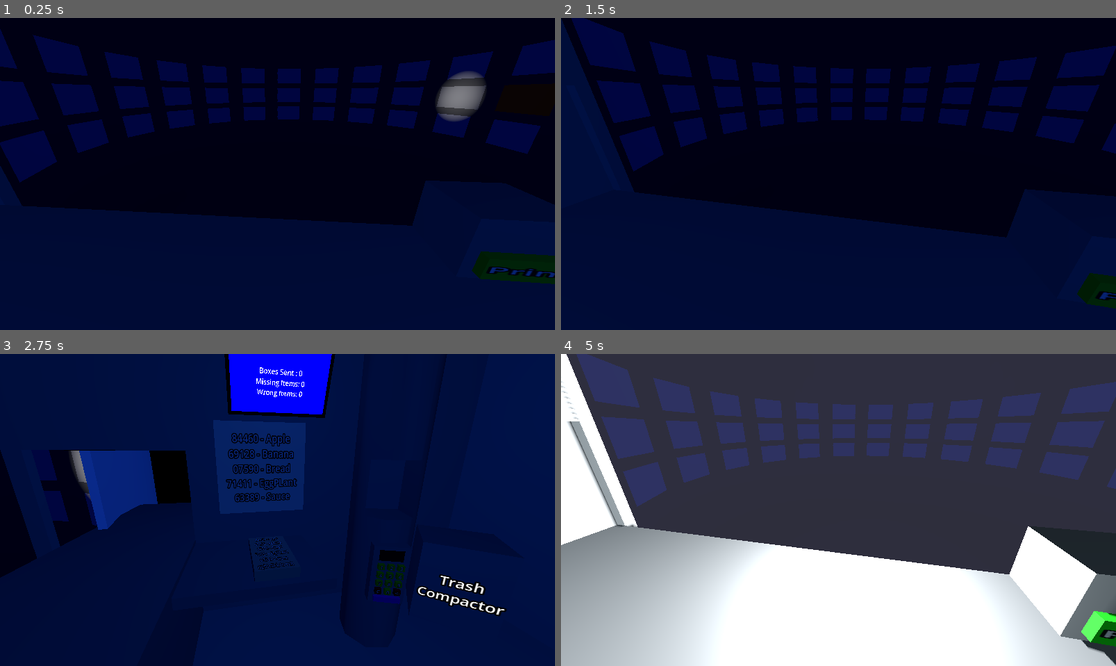
Above: before the commit, frames 1-4 (two rows, left to right).
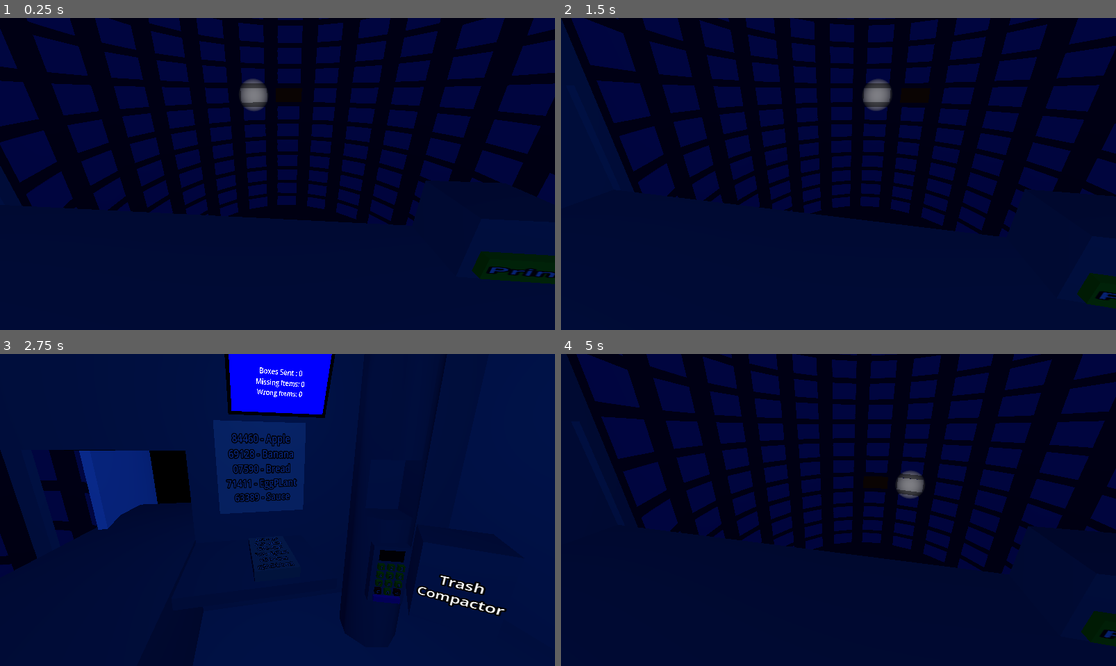
Above: after the commit, the same moments.

Repository: KristenKaiser/BadIdeas2026
Game: Godot game, scene res://Scenes/Main.tscn
Same seed, same stepped clock (60 frames per second), same inputs: the game is played once before the commit and once after it.
Inputs (mouse positions are in pixels of both pictures, inside the frame that each line leads up to):
- Up to frame 1 (0.25 s): no input
- Up to frame 2 (1.5 s): tap Enter at 0.5 s; move the mouse to (960, 158) at 0.52 s; hold Right (ui_right) 0.53-1.28 s; click (960, 158) at 0.67 s; tap Space at 0.77, 1.07, 1.25 s; move the mouse to (727, 189) at 1.27 s; hold Left (ui_left) from 1.28 s (still down)
- Up to frame 3 (2.75 s): tap Space at 1.52, 1.82 s; move the mouse to (333, 441) at 2.02 s; release Left (ui_left) at 2.03 s; hold Right (ui_right) from 2.03 s (still down)
- Up to frame 4 (5 s): tap Enter at 2.75 s; move the mouse to (810, 572) at 2.77 s; click (810, 572) at 2.92 s; tap Space at 3.02, 3.32, 3.5, 3.77, 4.07, 4.52, 4.82 s; move the mouse to (1005, 556) at 3.52 s; release Right (ui_right) at 3.53 s; hold Left (ui_left) from 3.53 s (still down); move the mouse to (672, 463) at 4.27 s

The runs differ from the first frame. In frame 1, 17% of the frame differs, in the area x 4-100%, y 0-67%; in frame 2, 15%; in frame 3, 0.5%; in frame 4, 100%, in the area x 0-100%, y 0-100%.

Commit message:
Update penopticon.gd

Diff:
--- a/bad-ideas-game-jam-2026/Scripts/penopticon.gd
+++ b/bad-ideas-game-jam-2026/Scripts/penopticon.gd
@@ -2,11 +2,11 @@
 class_name Penopticon
 
 var cylinder_radius : float = 24.9
-var cylinder_height : float= 12#60
+var cylinder_height : float= 60
 var cells_around : int = 19
-var cells_vertical : int = 3#15
+var cells_vertical : int = 15
 var cell_size : Vector3 = Vector3(6.5, 3, .1)
-var prev_warning_move : Vector2i = Vector2(-1,1)
+var prev_warning_move : Vector2i = Vector2(1,0)
 @export var player_window : MeshInstance3D
 @export var spotlight : SpotLight3D
 var cell_positions : Array[Array] = []
@@ -33,10 +33,11 @@
 
 	create_cells()
 	warning_cell = create_moving_cell(.1, Color(0.577, 0.376, 0.192, 1.0))
-	move_moving_cell(cell_positions[0][1], warning_cell)
+	move_moving_cell(cell_positions[floor(cells_vertical*.95)][floor(cells_vertical/2.0)], warning_cell)
+	current_warning_cell = Vector2i(floor(cells_vertical*.95),floor(cells_vertical/2.0))
 	spotlight_cell = create_moving_cell(0, Color(1.0, 1.0, 1.0, 1.0))
-	move_moving_cell(cell_positions[-1][1], spotlight_cell)
-	move_spotligt(Vector2(-1,1))
+	move_moving_cell(cell_positions[floor(cells_vertical*.95)-1][floor(cells_vertical/2.0)], spotlight_cell)
+	move_spotligt(Vector2(floor(cells_vertical*.95)-1,floor(cells_vertical/2.0)))
 
 	timer = Timer.new()
 	timer.wait_time = 1.0
@@ -67,16 +68,16 @@
 	var south : Vector2i = Vector2i(0, 1)
 	var east : Vector2i = Vector2i(1, 0)
 	var west : Vector2i = Vector2i(-1, 0)
-	var directions: Array[Vector2i] = [east]
-	#var directions: Array[Vector2i] = [east, west]
-
-	#if current_warning_cell.y == 0:
-		#directions.append(south)
-	#elif current_warning_cell.y == cells_vertical - 1:
-		#directions.append(north)
-	#else:
-		#directions.append(north)
-		#directions.append(south)
+
+	var directions: Array[Vector2i] = [east, west]
+
+	if current_warning_cell.y == 0:
+		directions.append(south)
+	elif current_warning_cell.y == cells_vertical - 1:
+		directions.append(north)
+	else:
+		directions.append(north)
+		directions.append(south)
 
 	match prev_warning_move:
 		north:
